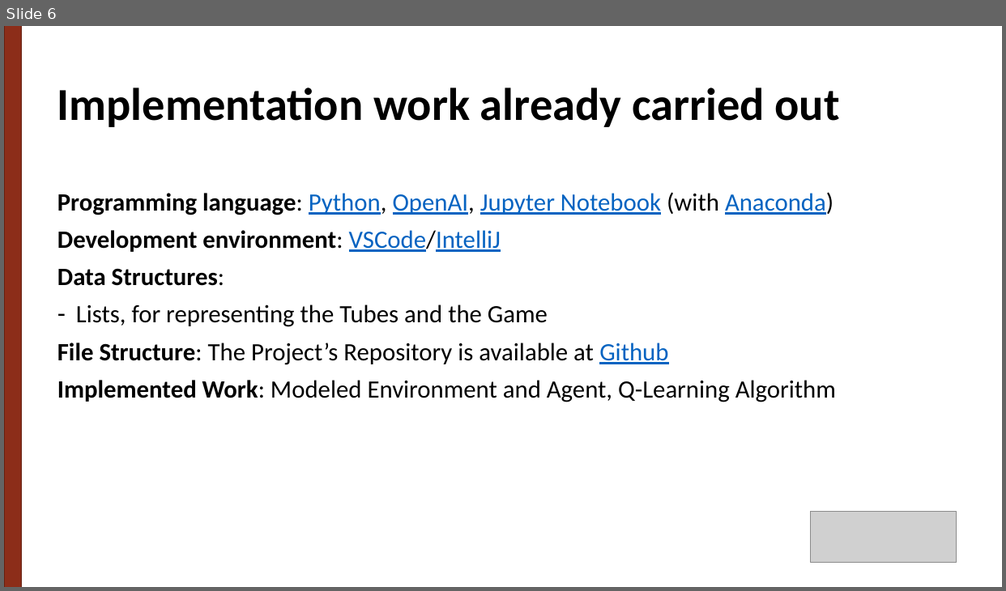
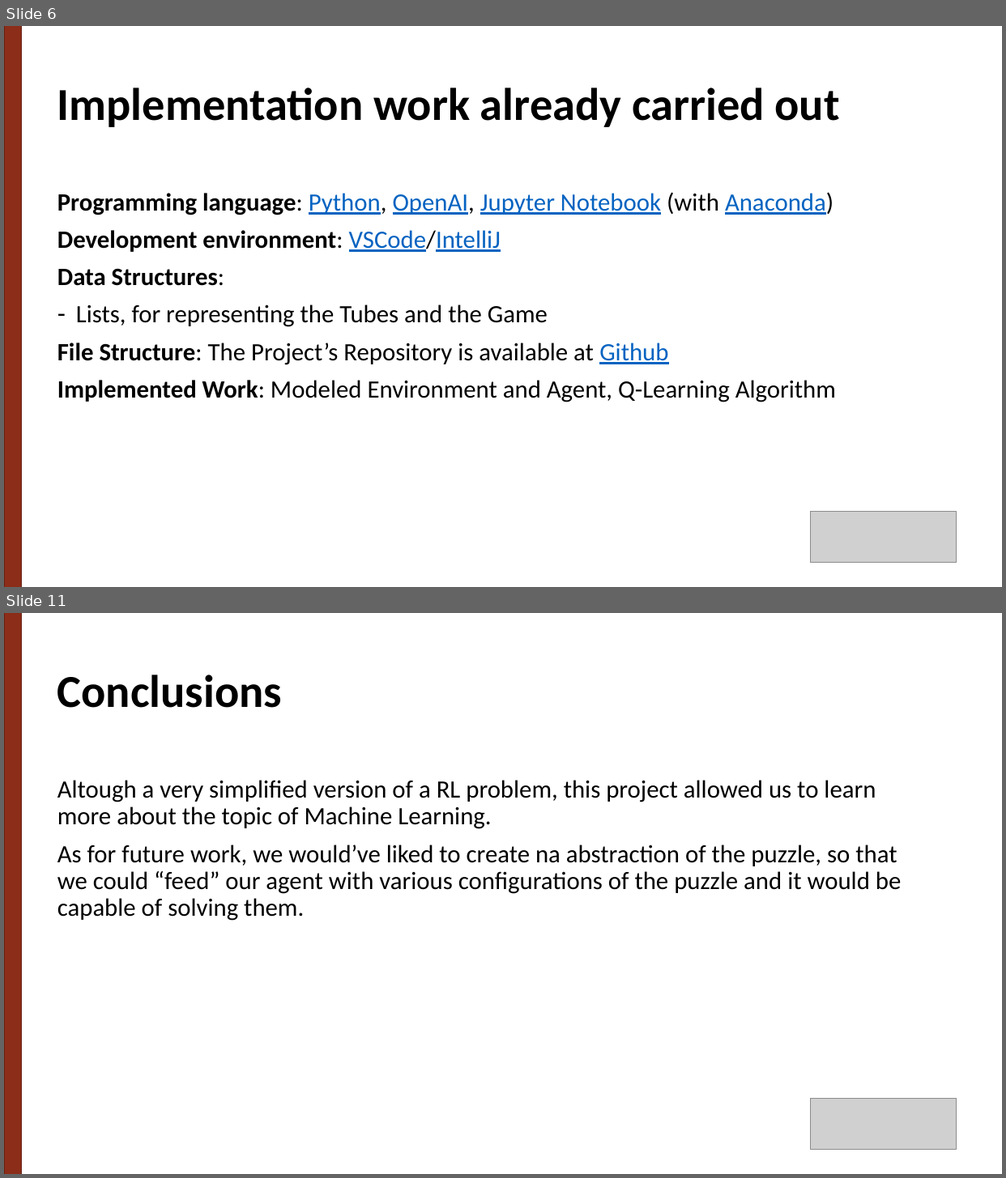
Before and after one commit to g-batalhao-a/IART, a slide deck: Project2/docs/Ball Sort Puzzle.pptx. Shown one above the other, each under a label of ours: slide 6 before the commit, slides 6 and 11 after it; the slides between them are not shown. The pictures are 1006x591 and 1006x1178 pixels, drawn with LibreOffice and Linux fonts; fonts in the diff are those of the drawing; grey boxes stand for pictures. Boxes give left, top, right and bottom in pixels: in the first picture for what was removed or moved away, otherwise in the second. Text is boxed around its words. In the diff, an @@ line names an element or a change of style, - is before the commit and + after.

```diff
--- a/Project2/docs/Ball Sort Puzzle.pptx
+++ b/Project2/docs/Ball Sort Puzzle.pptx
@@ slide 11 added at box(4, 613, 1002, 1174), background #FFFFFF @@
@@ rectangle added at box(4, 613, 22, 1174), fill #8C2D19, outline #682112 1 pt @@
@@ text added at box(57, 675, 282, 708), 44 pt, text #000000, bold @@
+Conclusions
@@ text added at box(57, 780, 901, 921), 24 pt, text #000000 @@
+Altough a very simplified version of a RL problem, this project allowed us to learn more about the topic of Machine Learning.
+As for future work, we would’ve liked to create na abstraction of the puzzle, so that we could “feed” our agent with various configurations of the puzzle and it would be capable of solving them.
@@ picture added at box(811, 1099, 957, 1149) @@
```
Also in this commit, not shown: 2 slides changed, 4 other slides added, 3 other files.
